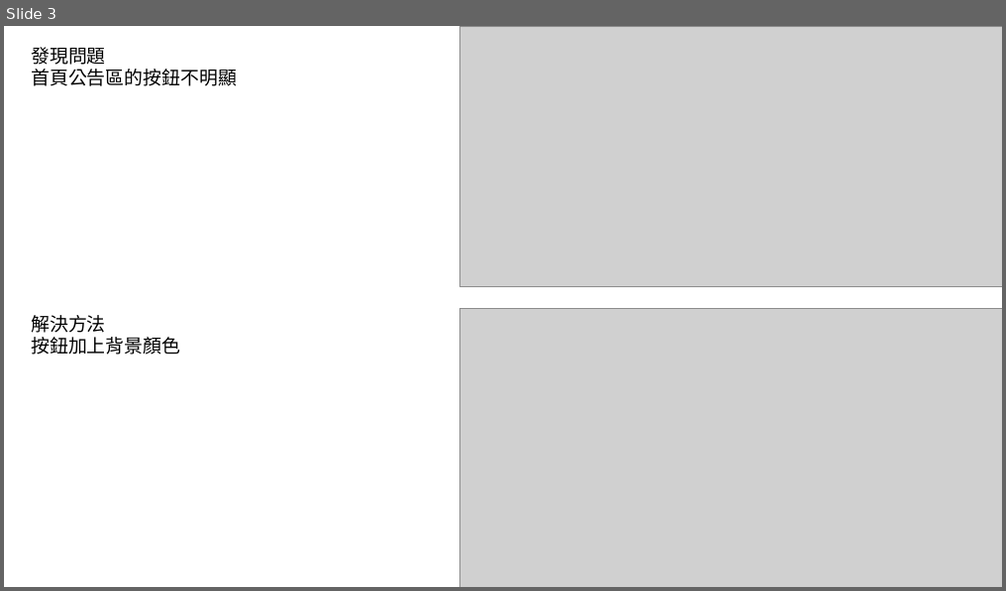
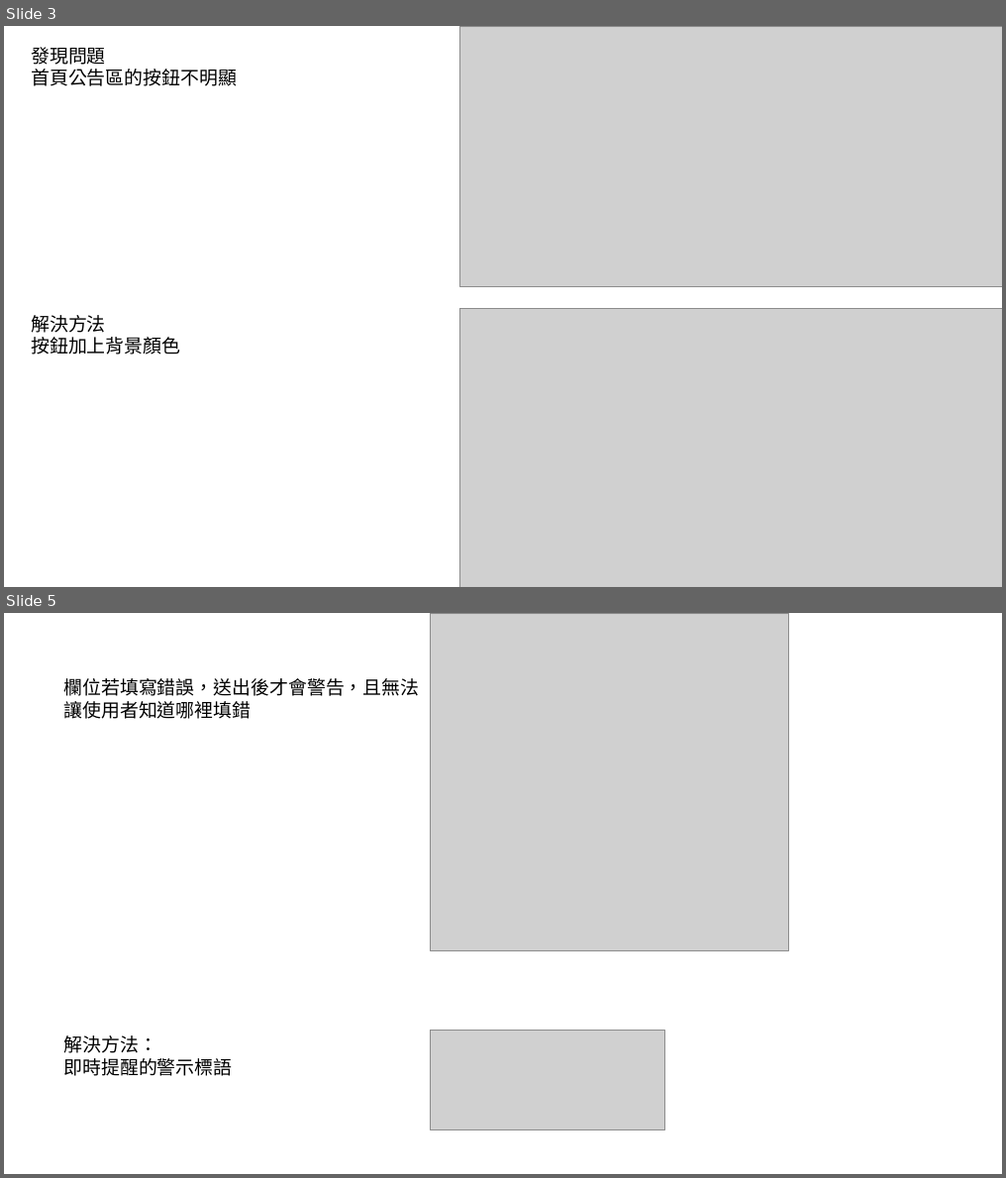
Before and after one commit to weichang0007/ntutVegetablesssssssssssssss, a slide deck: 十大易用性_賴威錩_戴碩廷_郭家佑.pptx. Shown one above the other, each under a label of ours: slide 3 before the commit, slides 3 and 5 after it; the slides between them are not shown. The pictures are 1006x591 and 1006x1178 pixels, drawn with LibreOffice and Linux fonts; fonts in the diff are those of the drawing; grey boxes stand for pictures. Boxes give left, top, right and bottom in pixels: in the first picture for what was removed or moved away, otherwise in the second. Text is boxed around its words. In the diff, an @@ line names an element or a change of style, - is before the commit and + after.

```diff
--- a/十大易用性_賴威錩_戴碩廷_郭家佑.pptx
+++ b/十大易用性_賴威錩_戴碩廷_郭家佑.pptx
@@ slide 5 added at (4, 613, 1002, 1174), background #FFFFFF @@
@@ picture added at (431, 613, 789, 951) @@
@@ text added at (63, 678, 419, 719), 18 pt, text #000000 @@
+欄位若填寫錯誤，送出後才會警告，且無法
+讓使用者知道哪裡填錯
@@ text added at (63, 1036, 232, 1076), 18 pt, text #000000 @@
+解決方法：
+即時提醒的警示標語
@@ picture added at (431, 1030, 664, 1131) @@
```
Also in this commit, not shown: 1 other slide added.
